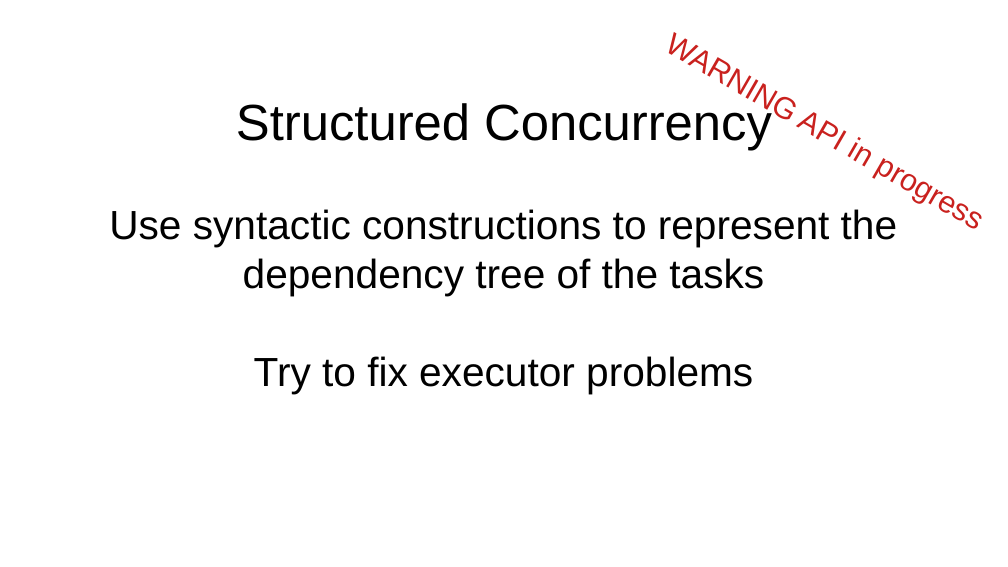
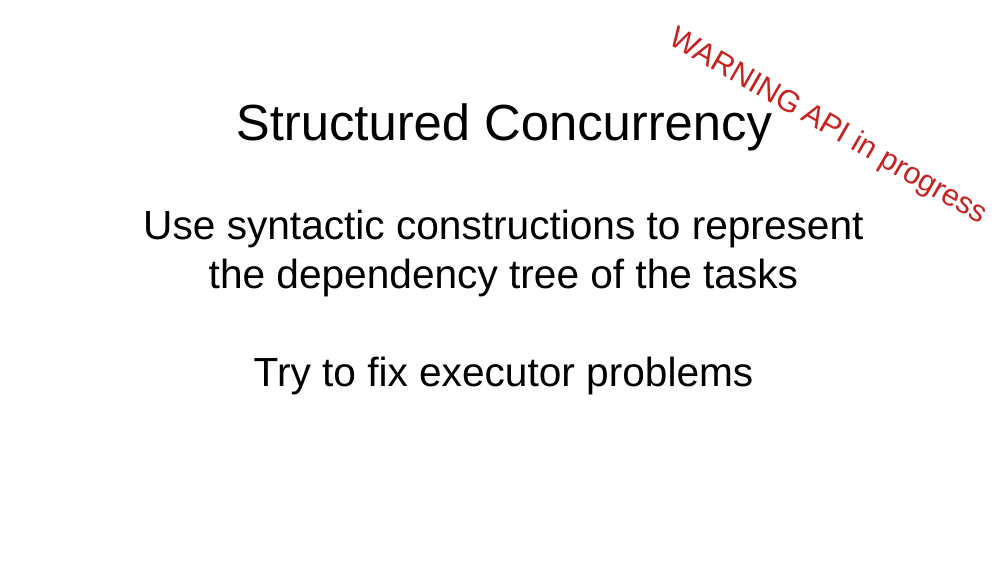
Before and after one commit to forax/loom-fiber, a slide deck: slide 43 of loom is looming.odp. Drawn at 1008x567 pixels with LibreOffice and Linux fonts; fonts in the diff are those of the drawing. Boxes give left, top, right and bottom in pixels: in the first picture for what was removed or moved away, otherwise in the second. Text is boxed around its words. In the diff, an @@ line names an element or a change of style, - is before the commit and + after.

```diff
--- a/loom is looming.odp
+++ b/loom is looming.odp
@@ subtitle "Structured Concurrency" rewrapped from (x1=109, y1=99, x2=897, y2=393) to (x1=143, y1=99, x2=864, y2=393) @@
@@ text "WARNING API in progress" rewrapped from (x1=796, y1=112, x2=867, y2=164) to (x1=849, y1=124, x2=870, y2=157) @@
```
Also in this commit, not shown: 7 other slides changed, 1 other file.
